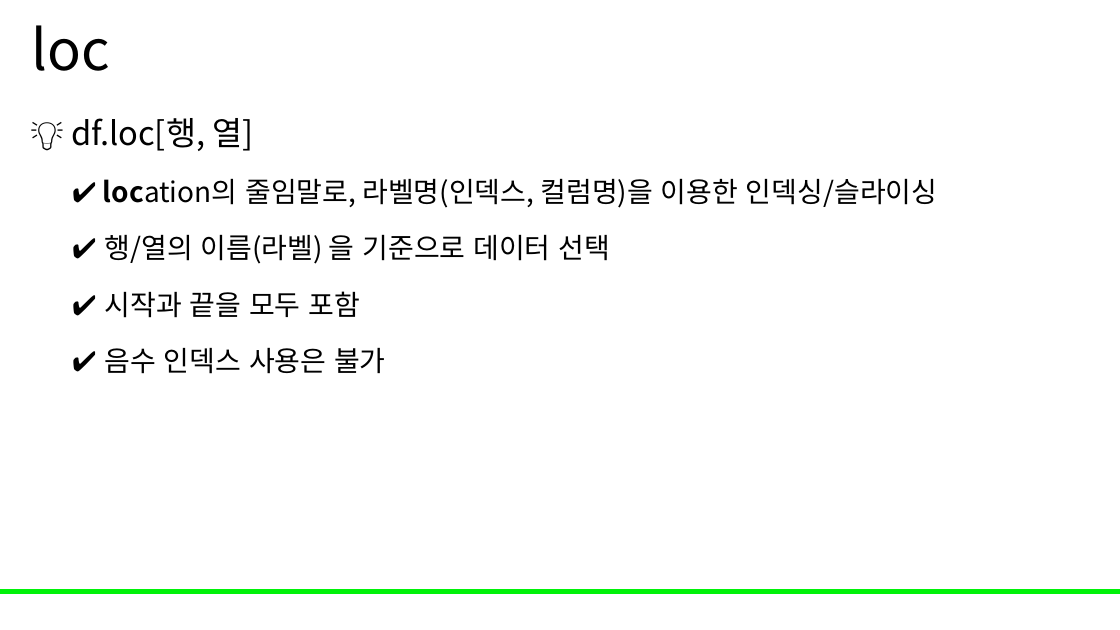
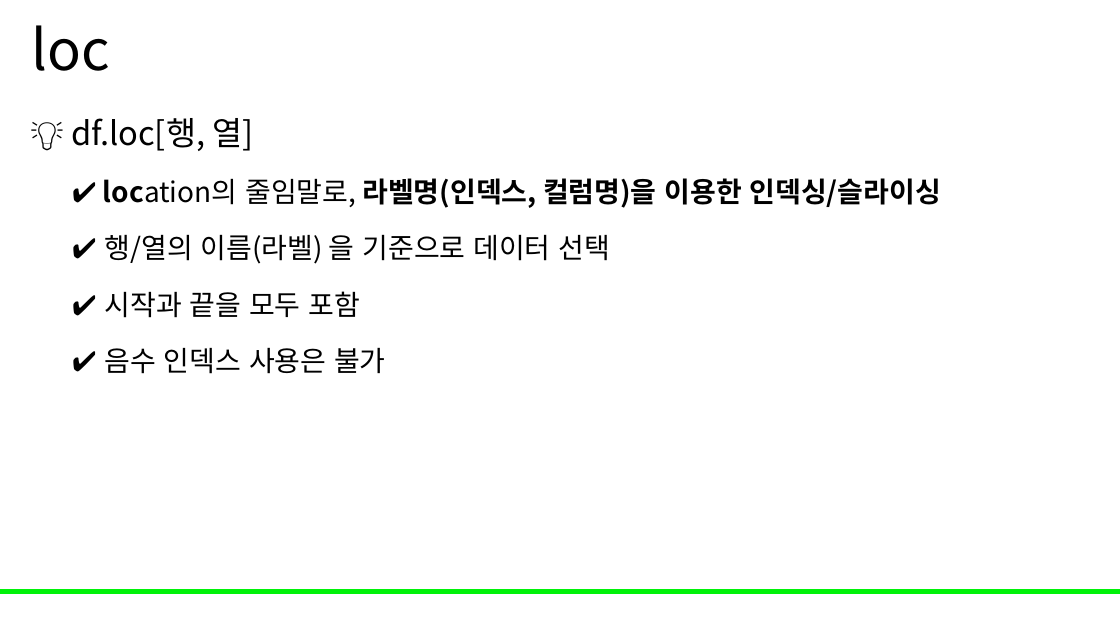
Before and after one commit to Leader-Lesson/KDT_RE_5th, a slide deck: slide 54 of material/3_데이터분석/04_pandas.pptx. Drawn at 1120x630 pixels with LibreOffice and Linux fonts; fonts in the diff are those of the drawing; background and template pictures are left out. Boxes give left, top, right and bottom in pixels: in the first picture for what was removed or moved away, otherwise in the second. Text is boxed around its words. In the diff, an @@ line names an element or a change of style, - is before the commit and + after.

```diff
--- a/material/3_데이터분석/04_pandas.pptx
+++ b/material/3_데이터분석/04_pandas.pptx
@@ text at (x1=72, y1=178, x2=941, y2=208): bold on in "라벨명(인덱스, 컬럼명)을 이용한 인덱싱/슬라이싱" @@
```
Also in this commit, not shown: 15 other slides changed.
